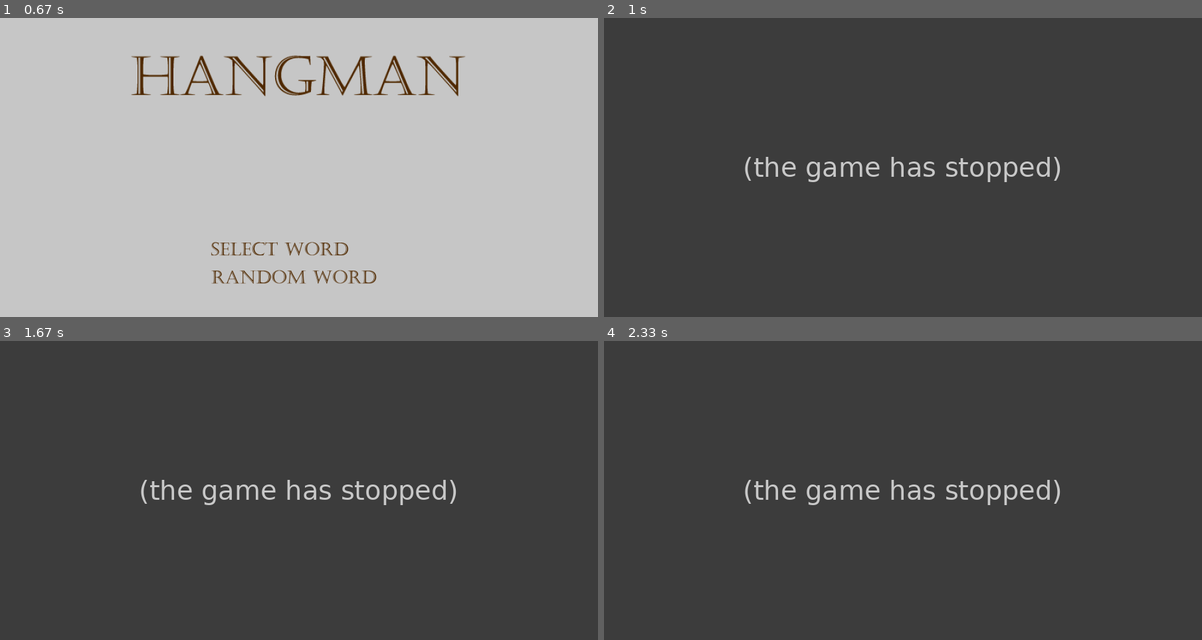
Above: before the commit, frames 1-4 (two rows, left to right).
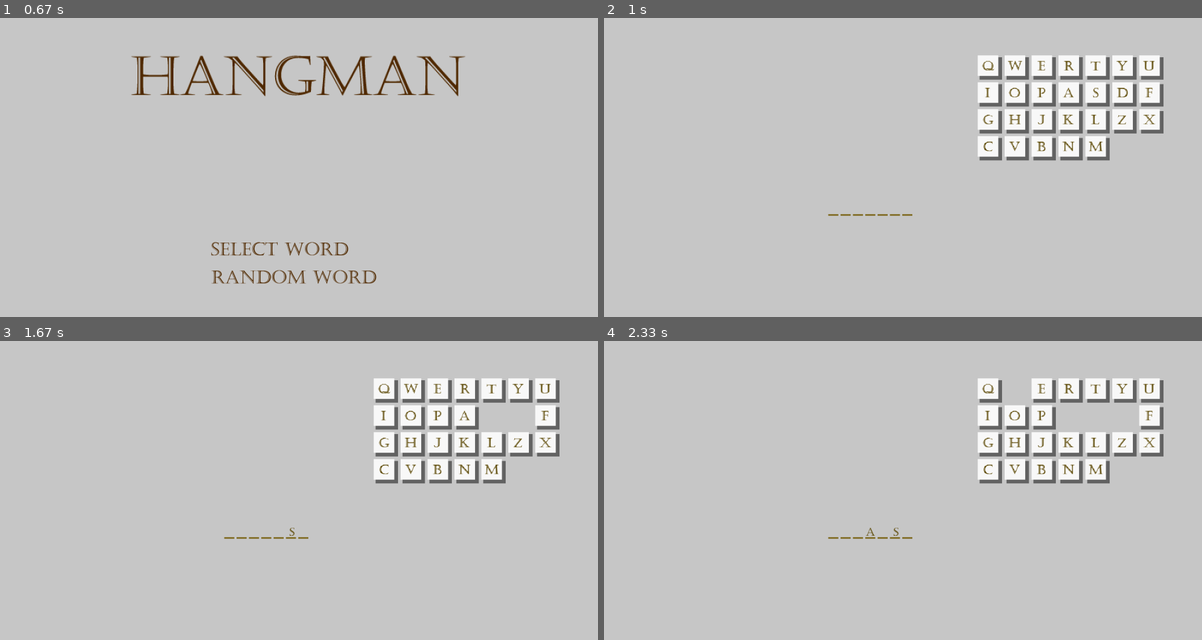
Above: after the commit, the same moments.

Repository: OM3G424747/Pygame_Hangman
Game: pygame game, started from Hangman_Game.py
The game is run twice, just before and just after one commit, with the same random seed, the same clock (stepped at 60 frames per second) and the same inputs.
Inputs (mouse positions are in pixels of both pictures, inside the frame that each line leads up to):
- Up to frame 1 (0.67 s): click (287, 275) at 0.38 s
- Up to frame 2 (1 s): click (897, 275) at 0.72 s
- Up to frame 3 (1.67 s): hold D 1-1.47 s; click (490, 415) at 1.55 s
- Up to frame 4 (2.33 s): hold W 1.83-2.13 s; click (1070, 415) at 2.22 s

Frame 1 is identical in both runs. In frame 2, 99% of the frame differs, in the area x 0-100%, y 0-100%; in frame 3, 99%; in frame 4, 99%.
Error before the commit: TypeError: keyselection.__init__() takes 9 positional arguments but 10 were given (Hangman_G...; the game stopped at 0.73 s (later frames are placeholders)

Commit message:
Update Hangman_Game.py
added method for tracking score/ remaining moves of player / CPU

Diff:
--- a/Hangman_Game.py
+++ b/Hangman_Game.py
@@ -307,6 +307,14 @@
                     KeyLetter = "Z"
                 else:
                     KeyLetter = ""
+
+            def scoreCheck(Guesslist, Word):
+                score = 0
+                for Letter in GuessList:
+                    if Letter.capitalize() not in list(Word.upper()):
+                        score = score + 1
+                        print(score) #TODO - work on method to blit hangman on screen
+
 
             def displayLetter( Letter ):
                 if Letter.capitalize() == "A":
@@ -502,7 +510,8 @@
                     ### CONTINUE HERE!!!!!!!!!!!!!!!!!!
                     #TODO - Create a function to compare the guess list and the Word - Convert word into a list. Total turns = 8 (score should be determined by deducting the word unique characters from the guess list, excess characters should count towards the turns taken )
 
-                    keyboard = keyselection(onScreenKeyBoard, GuessList, self.Game_Screen, 1000, mousePos[0], mousePos[1], click, KeyLetter, Word)
+                    keyboard = keyselection(onScreenKeyBoard, GuessList, self.Game_Screen, 1000, mousePos[0], mousePos[1], click, KeyLetter)
+                    scoreCheck(GuessList , Word)
                     for Letter in Word:
                         Letter = Letter
                         Y_pos = 500 #Yposition of where the word will be displayed
